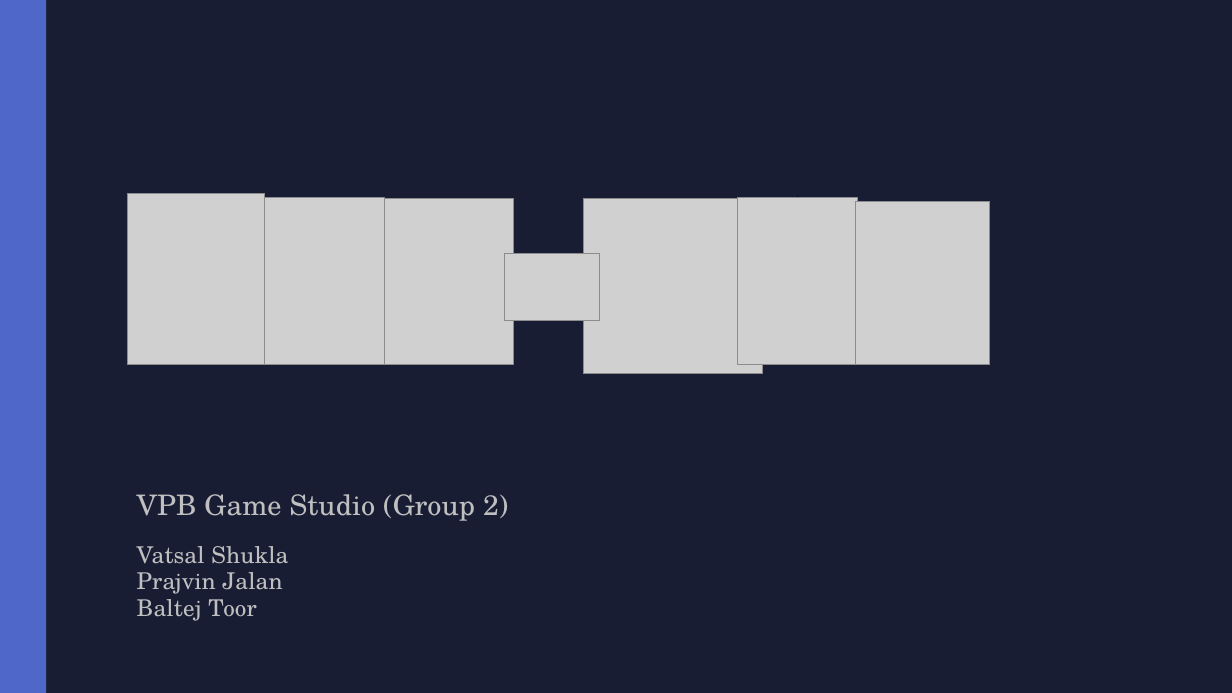
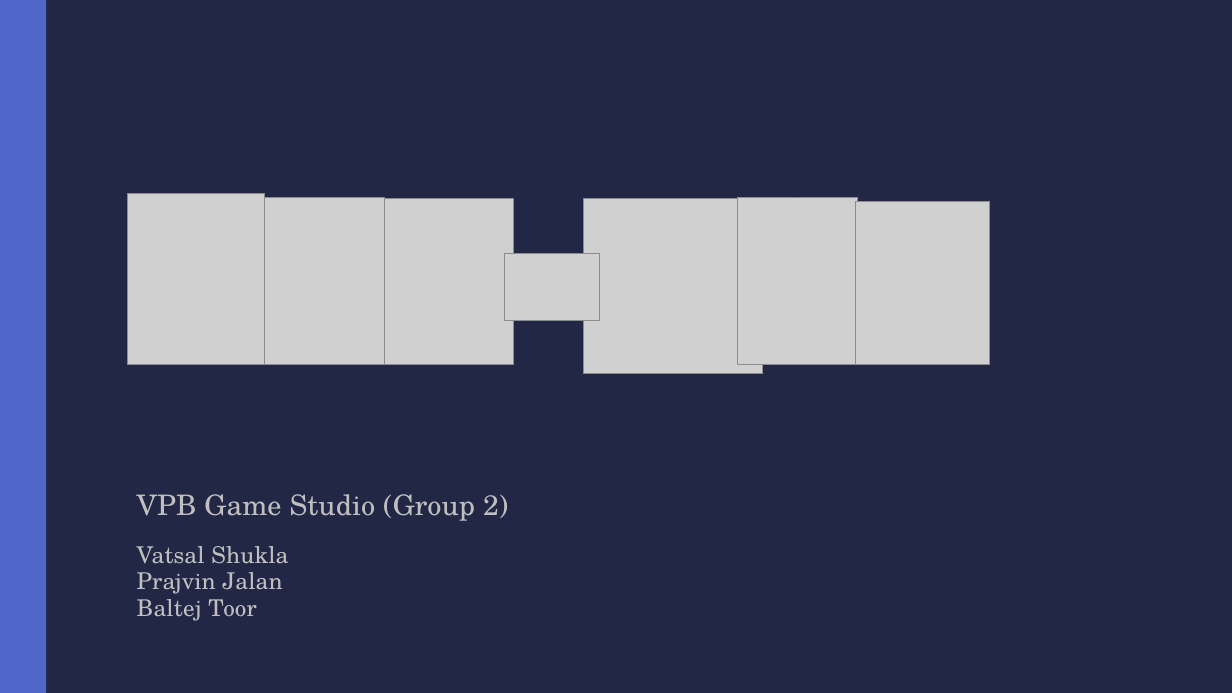
Before and after one commit to prajvinjalan/Namcap, a slide deck: slide 1 of Doc/FinalPresentation/NamcapFinalPresentation.pptx. Drawn at 1232x693 pixels with LibreOffice and Linux fonts; fonts in the diff are those of the drawing; grey boxes stand for pictures. Boxes give left, top, right and bottom in pixels: in the first picture for what was removed or moved away, otherwise in the second. Text is boxed around its words. In the diff, an @@ line names an element or a change of style, - is before the commit and + after.

Commit message:
Background Color Alteration to Presentation

```diff
--- a/Doc/FinalPresentation/NamcapFinalPresentation.pptx
+++ b/Doc/FinalPresentation/NamcapFinalPresentation.pptx
@@ background #191D34 to #212745 @@
```
Also in this commit, not shown: 8 other slides changed.
